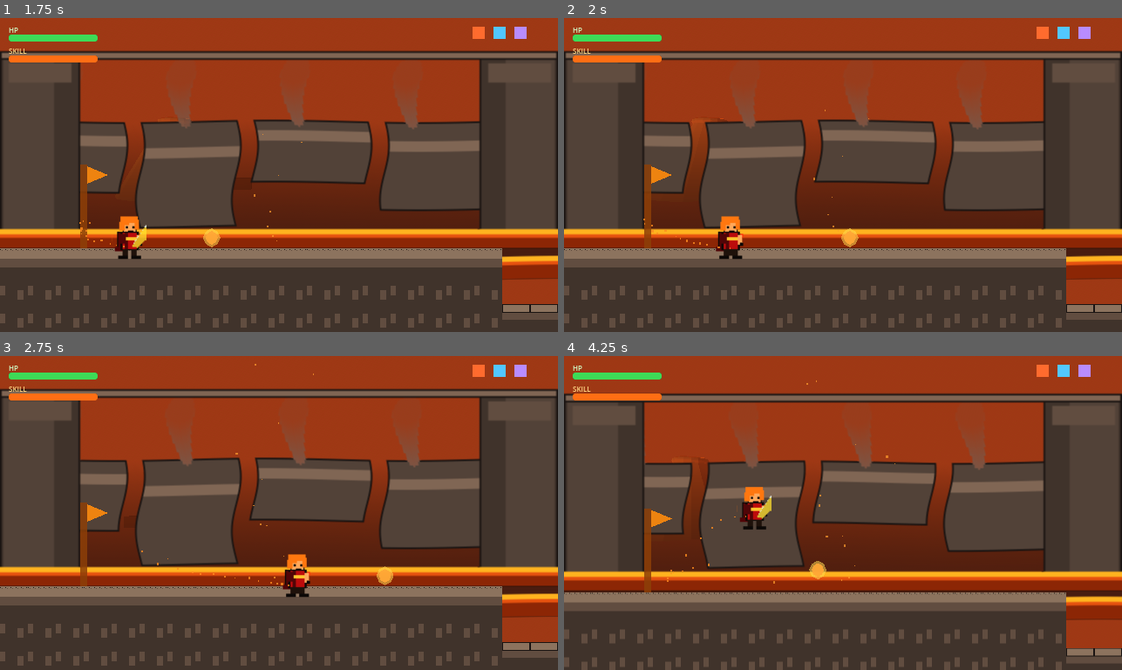
Above: before the commit, frames 1-4 (two rows, left to right).
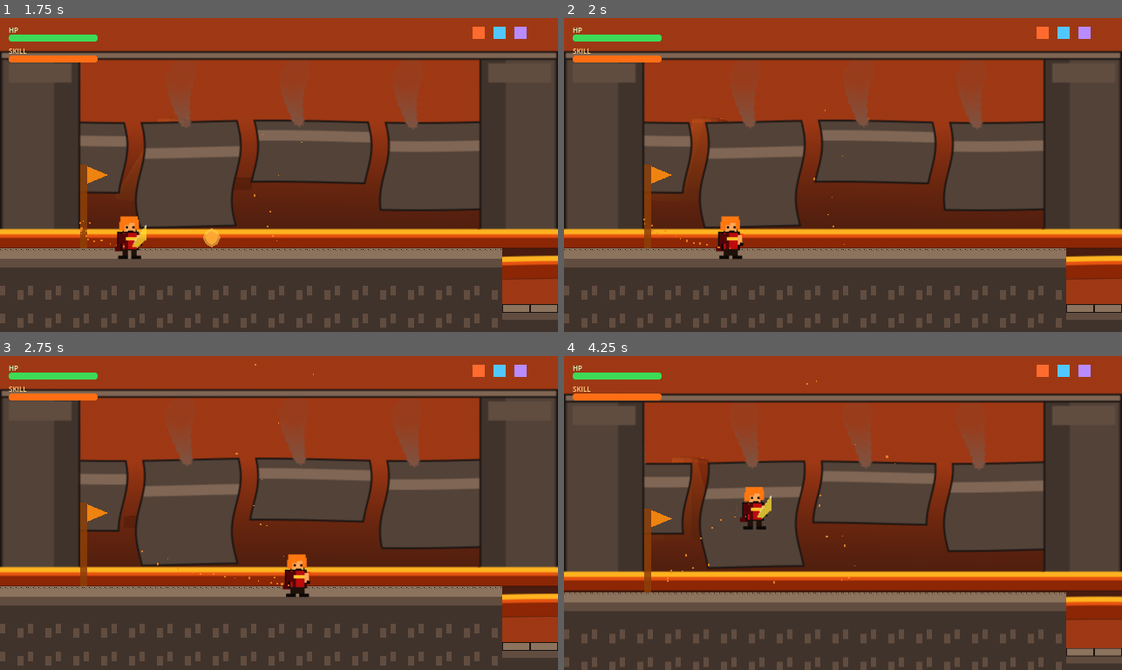
Above: after the commit, the same moments.

Repository: yogeshprasad098/echoes-of-teyvat
Game: Godot game, scene res://scenes/main.tscn
The game is run twice, just before and just after one commit, with the same random seed, the same clock (stepped at 60 frames per second) and the same inputs.
Inputs:
- Up to frame 1 (1.75 s): click "Start Game" at 0.5 s; tap Enter (ui_accept) at 1.25 s; hold D (move_right) from 1.28 s (still down); tap Z (attack) at 1.35 s; tap Space (jump) at 1.52 s
- Up to frame 2 (2 s): keep holding D (move_right)
- Up to frame 3 (2.75 s): keep holding D (move_right); tap Z (attack) at 2.1 s; tap Space (jump) at 2.27 s
- Up to frame 4 (4.25 s): release D (move_right) at 2.78 s; hold A (move_left) 2.78-3.53 s; tap Shift (dodge) at 2.85 s; tap Z (attack) at 3.05, 3.8 s; hold D (move_right) from 3.53 s (still down); tap 1 (switch_1) at 3.6 s; tap Space (jump) at 3.77 s

Frame 1 is identical in both runs. In frame 2, 0.1% of the frame differs, in the area x 49-53%, y 66-74%; in frame 3, 0.1%; in frame 4, 0.1%.

Commit message:
fix(combat): drop melee slash flair and shorten orb attack range

Diff:
--- a/scripts/characters/kira.gd
+++ b/scripts/characters/kira.gd
@@ -123,7 +123,6 @@
 	_combo_step = 0
 	sprite.play("attack_1")
 	sprite.speed_scale = 1.4
-	_show_attack_effect()
 	_fire_fire_orb()
 	combo_timer.start(ATTACK_COOLDOWN_SEC)
 
--- a/scripts/projectiles/fire_orb.gd
+++ b/scripts/projectiles/fire_orb.gd
@@ -5,7 +5,7 @@
 
 const SPEED: float = 340.0
 const DAMAGE: float = 12.0
-const MAX_RANGE: float = 280.0
+const MAX_RANGE: float = 140.0
 
 var _direction: int = 1
 var _start_position: Vector2 = Vector2.ZERO
--- a/scripts/projectiles/water_orb.gd
+++ b/scripts/projectiles/water_orb.gd
@@ -4,7 +4,7 @@
 
 const SPEED: float = 320.0
 const DAMAGE: float = 8.0
-const MAX_RANGE: float = 280.0
+const MAX_RANGE: float = 140.0
 
 var _direction: int = 1
 var _start_position: Vector2 = Vector2.ZERO
